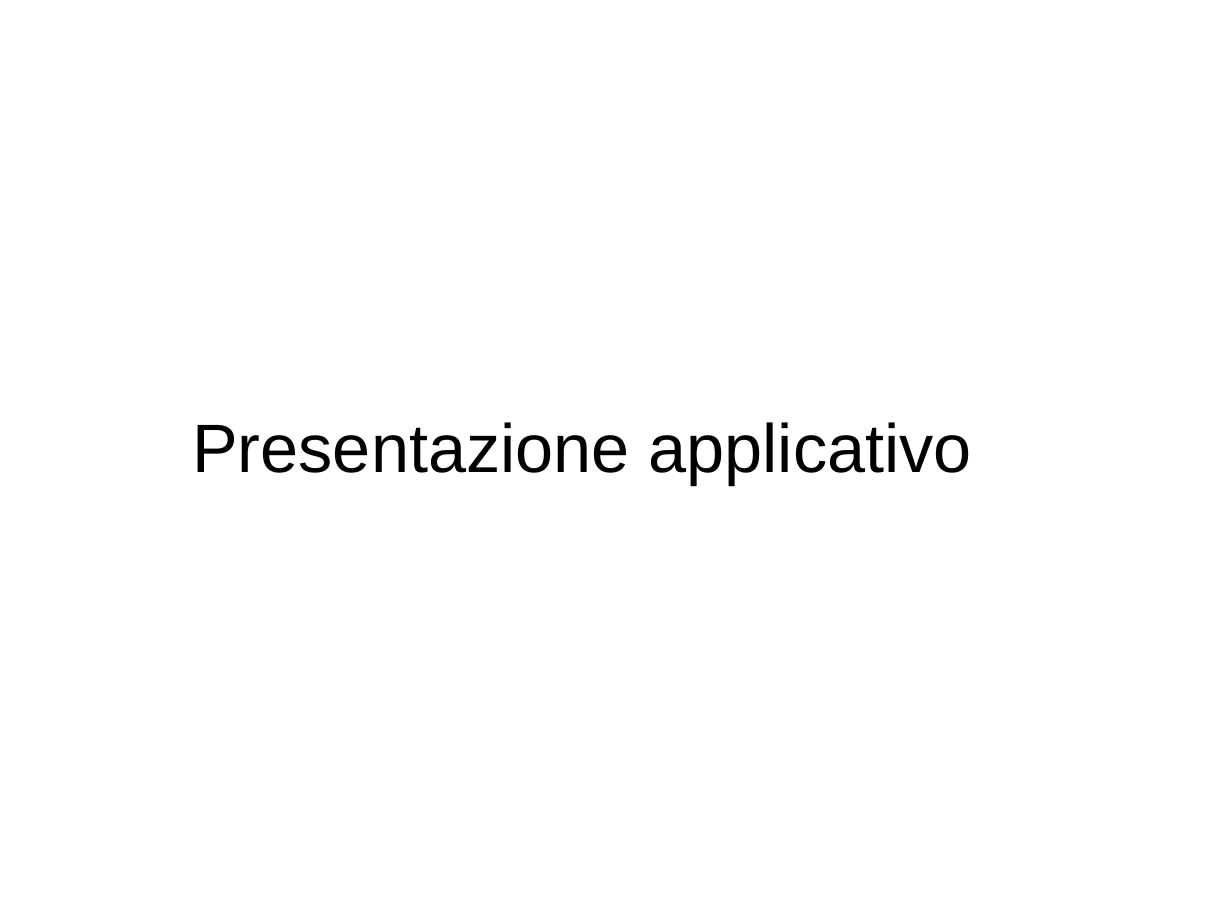
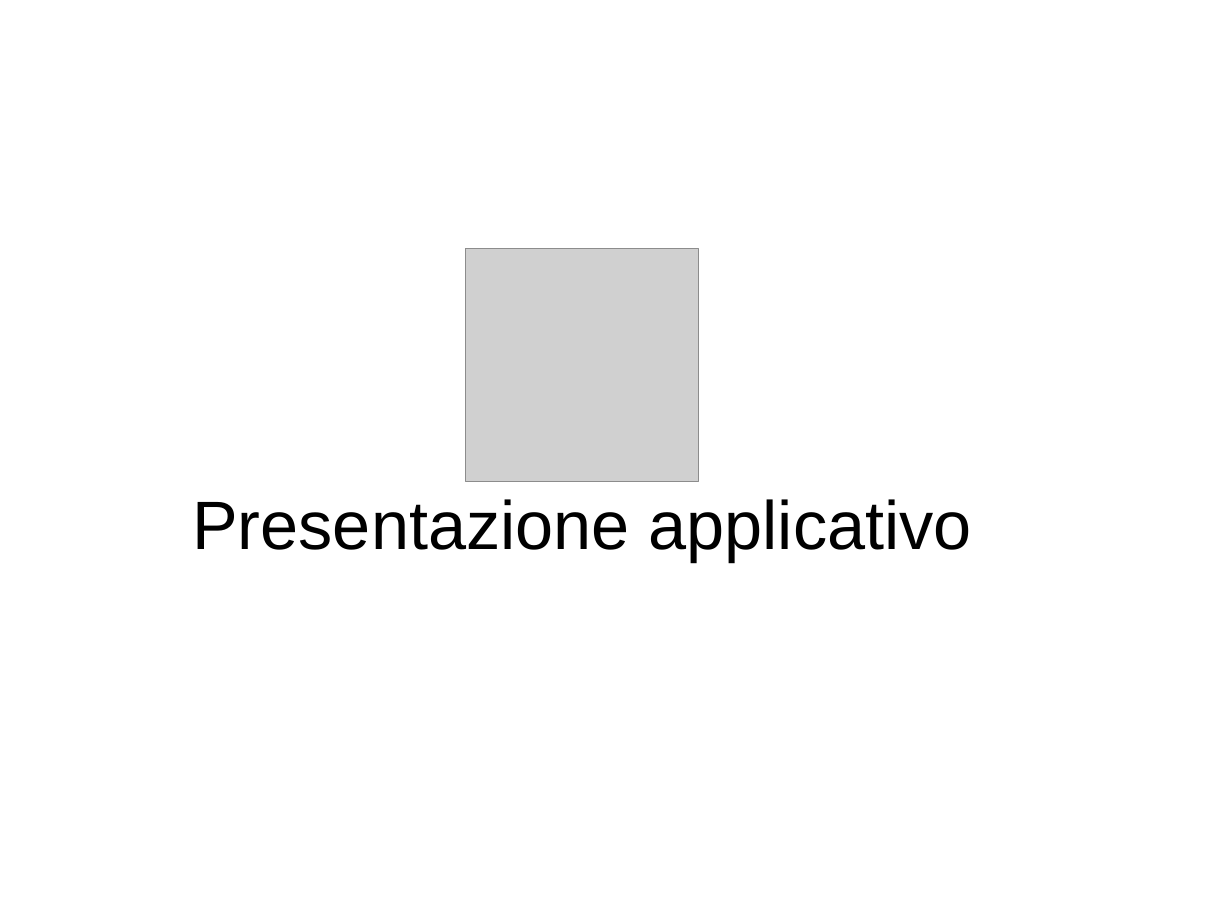
Before and after one commit to debonijonathan/ProgettoDiSemestre, a slide deck: slide 11 of presentazione/Presentazione_Progetti_di_Dipl.pptx (slide 10 before the commit). Drawn at 1232x924 pixels with LibreOffice and Linux fonts; fonts in the diff are those of the drawing; grey boxes stand for pictures; background and template pictures are left out. Boxes give left, top, right and bottom in pixels: in the first picture for what was removed or moved away, otherwise in the second. Text is boxed around its words. In the diff, an @@ line names an element or a change of style, - is before the commit and + after.

```diff
--- a/presentazione/Presentazione_Progetti_di_Dipl.pptx
+++ b/presentazione/Presentazione_Progetti_di_Dipl.pptx
@@ picture added at [466,249,699,482] @@
@@ text "Presentazione applicativo": place and size @@
-text "Presentazione applicativo" at [192,422,972,484]
+text "Presentazione applicativo" at [192,499,972,562]
```
Also in this commit, not shown: 2 other slides changed, 2 slides added, 1 slide removed, 3 other files.
